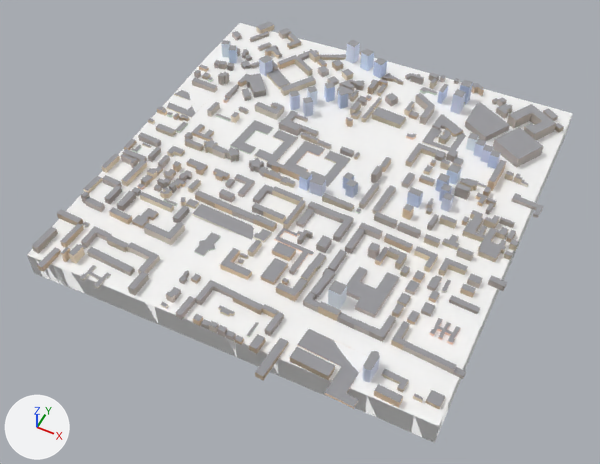
Renders of the glTF model public/tiles/2/0_-4.glb from each side of a commit.
Camera for both pictures: a camera (50 mm lens) standing at (1142.0, 2225.0, 1672.0) and looking at (518.0, 3472.0, 114.0). Lighting does not change. The marker at lower left points along +X, +Y and +Z. The older version comes first. Where no turn or scale is listed for an object, it has been applied to the vertices. Vertices at exactly the same position are counted once.

In view in the first picture: 't2_0_-4'.
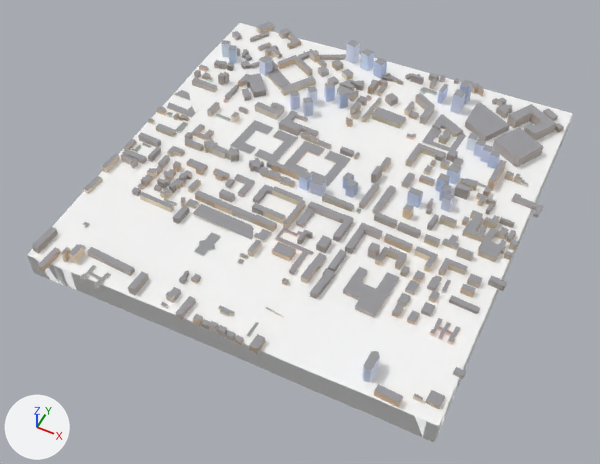
Where the newer file only moved an object's origin or applied its transform, the numbers keep the older frame.

Location of each change, (x1, y1, x2, y2) in pixels of the pictures (600 x 464 px; the box of a moved part takes in the faces that stretch with it):
part 1 of me_t2_0__4, deleted: before (57, 160, 409, 409)
part 2 of me_t2_0__4, cut back: (365, 114, 573, 441) in both
part 3 of me_t2_0__4, moved or reshaped: (36, 259, 158, 323) in both
part 4 of me_t2_0__4, cut back: before (225, 278, 308, 374); after (225, 308, 284, 374)

What changed in the scene script:
```text
Change me_t2_0__4:
    used by ob_t2_0__4; location = (522.0, 3566.0, 188.0)
    remove me_t2_0__4.from_pydata(...)  # 5466 vertices, 8322 faces; spans x -526.0..526.0, y -553.0..553.0, z -83.0..83.0
    add me_t2_0__4.from_pydata(...)  # 5143 vertices, 7882 faces; spans x -522.0..526.0, y -519.0..553.0, z -83.0..83.0
    me_t2_0__4 part 1: 24 loose pieces with 272 vertices, spanning x -526.0..412.0, y -553.0..-124.0, z -9.0..63.0, are deleted
    me_t2_0__4 part 2
    21 vertices are removed from x 346.0..488.0, y -376.0..-309.0, z 15.0..33.0
    65 faces are deleted
    32 new faces join them, mat_far_terrain (white #ffffff)
    me_t2_0__4 part 3
    10 faces are deleted
    10 new faces join them, mat_far_terrain (white #ffffff)
    me_t2_0__4 part 4
    30 vertices are removed from x 61.0..116.0, y -455.0..-294.0, z 5.0..29.0
    50 faces are deleted
    2 new faces join them, mat_far_terrain (white #ffffff)
    5 new faces join them, mat_far_building
    other edits to the shape of me_t2_0__4 do not show in these pictures
```
